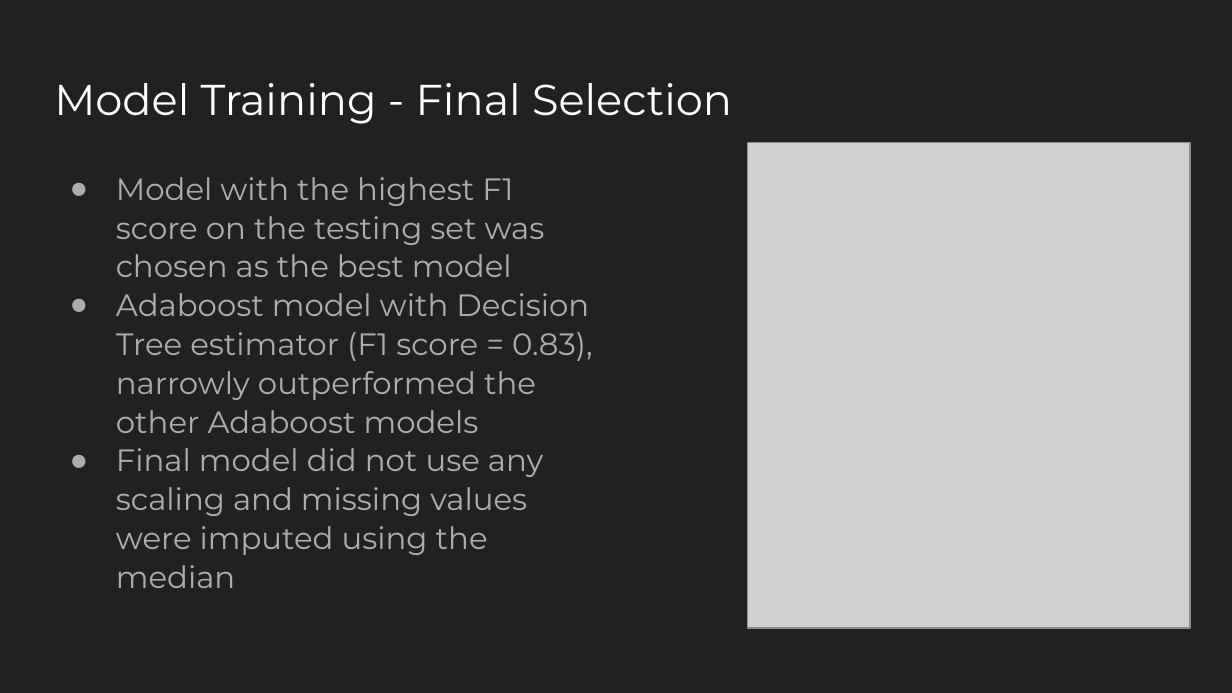
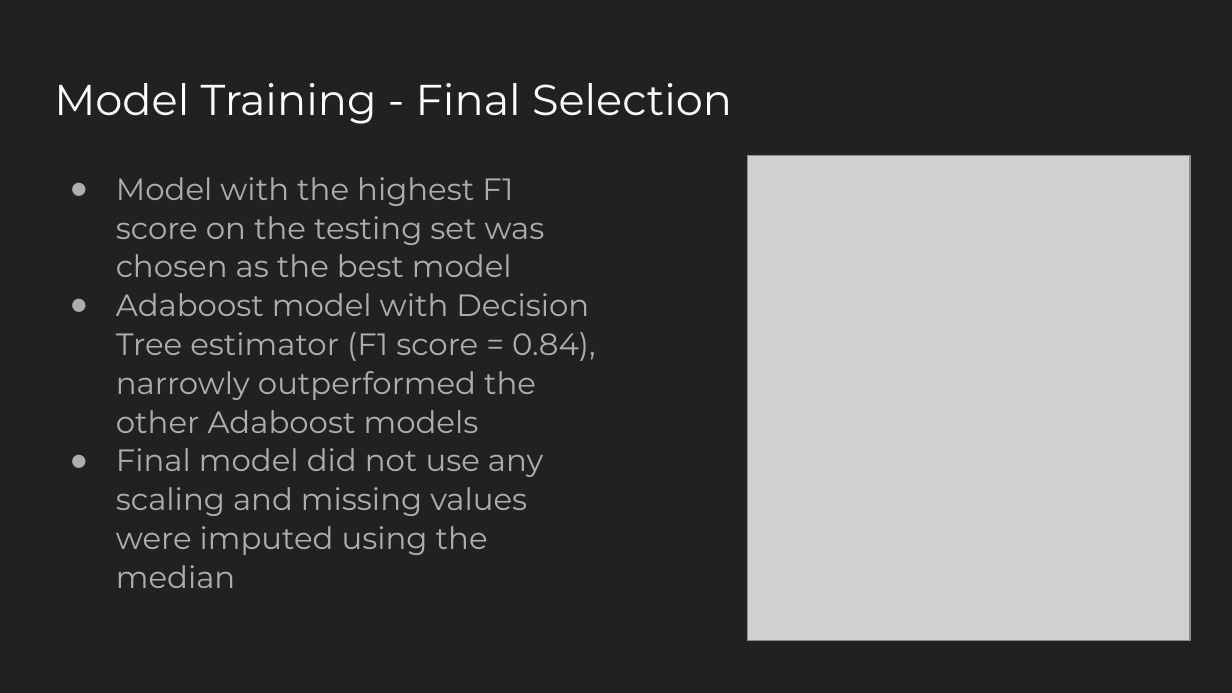
Before and after one commit to nick-mcccormack/Springboard, a slide deck: slide 9 of springboard_capstone_2/reports/Capstone_Two_Final_Slides_NGM .pptx. Drawn at 1232x693 pixels with LibreOffice and Linux fonts; fonts in the diff are those of the drawing; grey boxes stand for pictures. Boxes give left, top, right and bottom in pixels: in the first picture for what was removed or moved away, otherwise in the second. Text is boxed around its words. In the diff, an @@ line names an element or a change of style, - is before the commit and + after.

```diff
--- a/springboard_capstone_2/reports/Capstone_Two_Final_Slides_NGM .pptx
+++ b/springboard_capstone_2/reports/Capstone_Two_Final_Slides_NGM .pptx
@@ picture: place and size @@
-picture at [748, 143, 1190, 628]
+picture at [748, 155, 1190, 641]
@@ text at [116, 293, 595, 433]: text changed @@
-● Adaboost model with Decision Tree estimator (F1 score = 0.83), narrowly outperformed the other Adaboost models
+● Adaboost model with Decision Tree estimator (F1 score = 0.84), narrowly outperformed the other Adaboost models
```
Also in this commit, not shown: 4 other slides changed, 6 other files.
